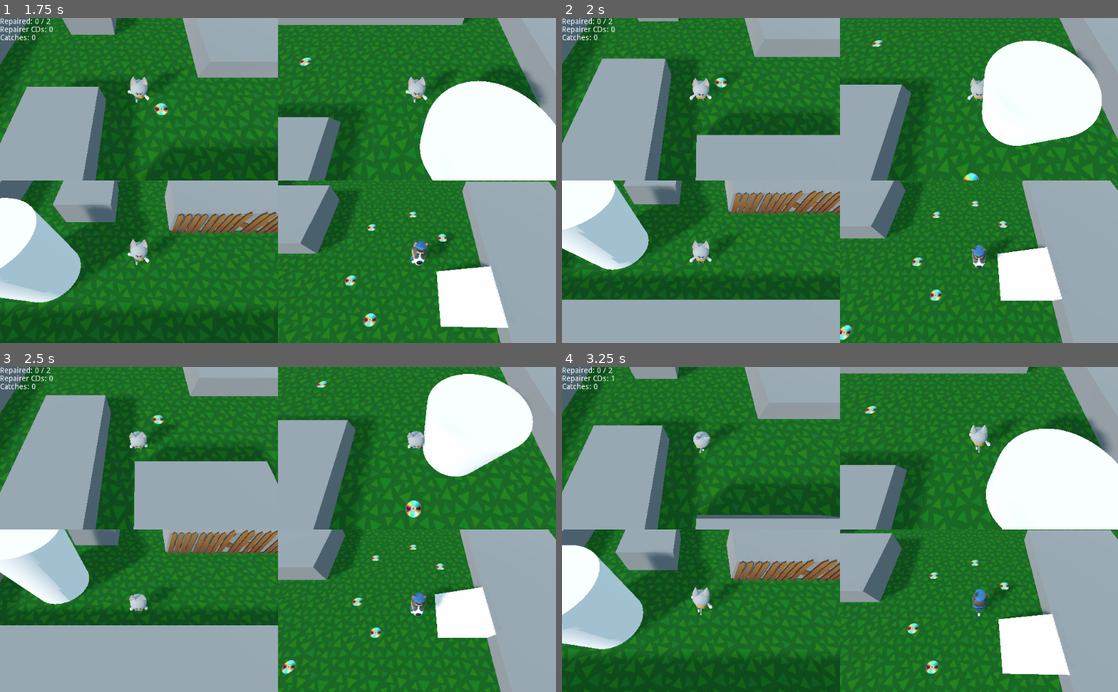
Above: before the commit, frames 1-4 (two rows, left to right).
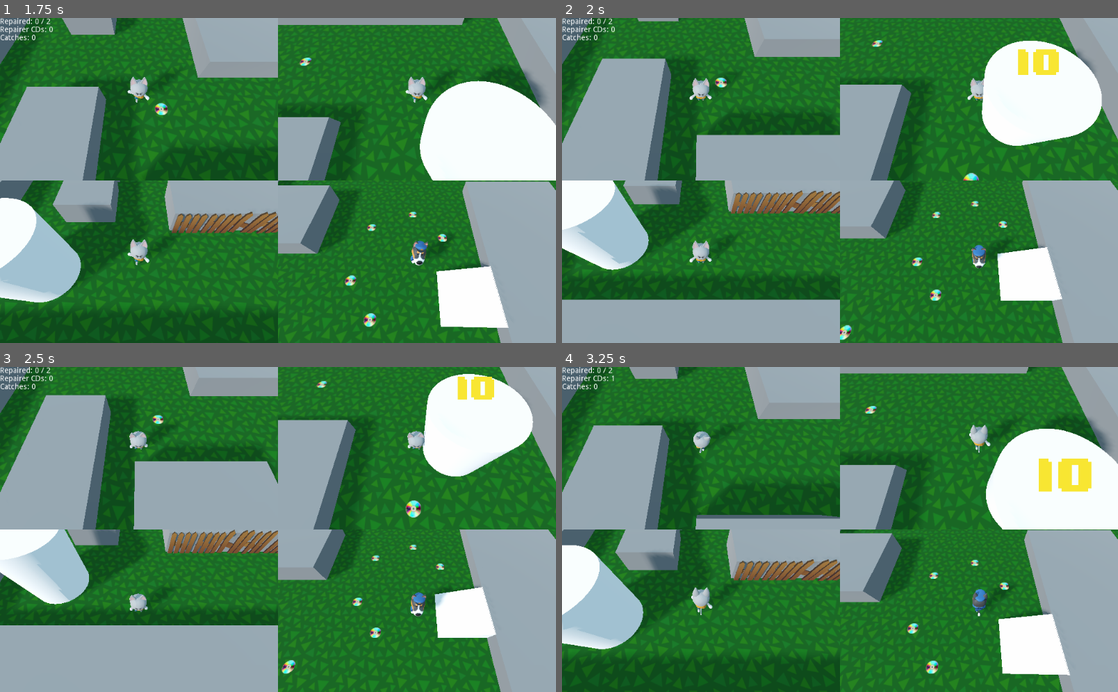
Above: after the commit, the same moments.

Repository: bmolyneaux/GGJ2020
Game: Godot game, scene res://UI/Splitscreen.tscn
Two runs of this game, one before a commit and one after it. Both use one fixed random seed, a clock stepped at 60 frames per second and the inputs below.
Inputs:
- Up to frame 1 (1.75 s): tap Enter (ui_accept) at 0.5, 0.77, 1.52 s; hold Right (ui_right) 0.53-1.28 s; tap Space at 0.6 s; hold S from 1.28 s (still down); tap Shift at 1.35 s
- Up to frame 2 (2 s): keep holding S
- Up to frame 3 (2.5 s): release S at 2.03 s; hold Right (ui_right) from 2.03 s (still down); tap Space at 2.1 s
- Up to frame 4 (3.25 s): release Right (ui_right) at 2.78 s; hold W from 2.78 s (still down); tap Shift at 2.85 s; tap Enter (ui_accept) at 3.02 s

Frame 1 is identical in both runs. In frame 2, 0.5% of the frame differs, in the area x 82-90%, y 9-18%; in frame 3, 0.4%; in frame 4, 0.8%, in the area x 85-96%, y 28-39%.

Commit message:
Add text that lets you know how many more repairs you need to do

Diff:
--- a/Repairable/Repairable.gd
+++ b/Repairable/Repairable.gd
@@ -7,13 +7,27 @@
 var num_times_repaired := 0
 var num_repairs_needed := 10
 
+func _ready():
+	$Sprite3D.texture = $Viewport.get_texture()
+	_updateText()
+
 func repair():
 	num_times_repaired += 1
 	if num_times_repaired >= num_repairs_needed:
 		repaired = true
 		repair_time = OS.get_ticks_msec()
+	_updateText()
 
 func _process(delta):
 	if repaired:
 		var timeSinceRepair = OS.get_ticks_msec() - repair_time
 		scale.y = 1 + 0.2 * sin(TAU * timeSinceRepair / 700)
+
+func _updateText():
+	if repaired:
+		$Sprite3D.visible = false
+
+	var repairs_left := num_repairs_needed - num_times_repaired
+	var repair_string := "%s" % repairs_left
+	repair_string = repair_string.replace("0", "O")
+	$Viewport/RepairCount/RichTextLabel.text = repair_string
--- a/Repairable/Repairable.tscn
+++ b/Repairable/Repairable.tscn
@@ -1,6 +1,7 @@
-[gd_scene load_steps=4 format=2]
+[gd_scene load_steps=5 format=2]
 
 [ext_resource path="res://Repairable/Repairable.gd" type="Script" id=1]
+[ext_resource path="res://UI/RepairCount.tscn" type="PackedScene" id=2]
 
 [sub_resource type="CylinderMesh" id=1]
 
@@ -21,3 +22,15 @@
 
 [node name="CollisionShape" type="CollisionShape" parent="StaticBody"]
 shape = SubResource( 2 )
+
+[node name="Sprite3D" type="Sprite3D" parent="."]
+transform = Transform( 4, 0, 0, 0, 4, 0, 0, 0, 4, 0, 2.24761, 0.038794 )
+billboard = 1
+
+[node name="Viewport" type="Viewport" parent="."]
+size = Vector2( 24, 24 )
+transparent_bg = true
+usage = 0
+render_target_v_flip = true
+
+[node name="RepairCount" parent="Viewport" instance=ExtResource( 2 )]
--- /dev/null
+++ b/UI/RepairCount.tscn
@@ -0,0 +1,31 @@
+[gd_scene load_steps=3 format=2]
+
+[sub_resource type="DynamicFontData" id=1]
+font_path = "res://Assets/8-BIT WONDER.TTF"
+
+[sub_resource type="DynamicFont" id=2]
+size = 12
+font_data = SubResource( 1 )
+
+[node name="RepairCount" type="Control"]
+margin_right = 40.0
+margin_bottom = 40.0
+__meta__ = {
+"_edit_use_anchors_": false
+}
+
+[node name="RichTextLabel" type="RichTextLabel" parent="."]
+anchor_left = -0.00625
+anchor_top = 0.00625
+anchor_right = -0.00625
+anchor_bottom = 0.00625
+margin_left = 0.25
+margin_top = 0.75
+margin_right = 48.25
+margin_bottom = 16.75
+custom_fonts/normal_font = SubResource( 2 )
+custom_colors/default_color = Color( 0.882353, 0.627451, 0.0235294, 1 )
+text = "2o"
+__meta__ = {
+"_edit_use_anchors_": false
+}
Binary file added: Assets/8-BIT WONDER.TTF
